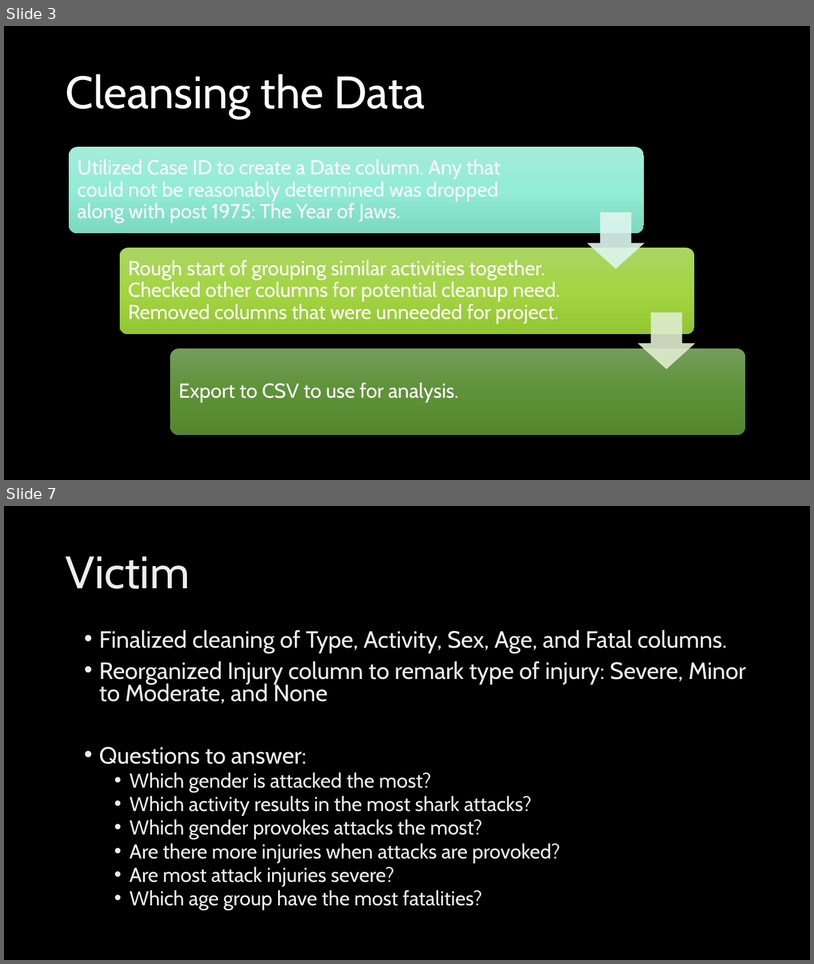
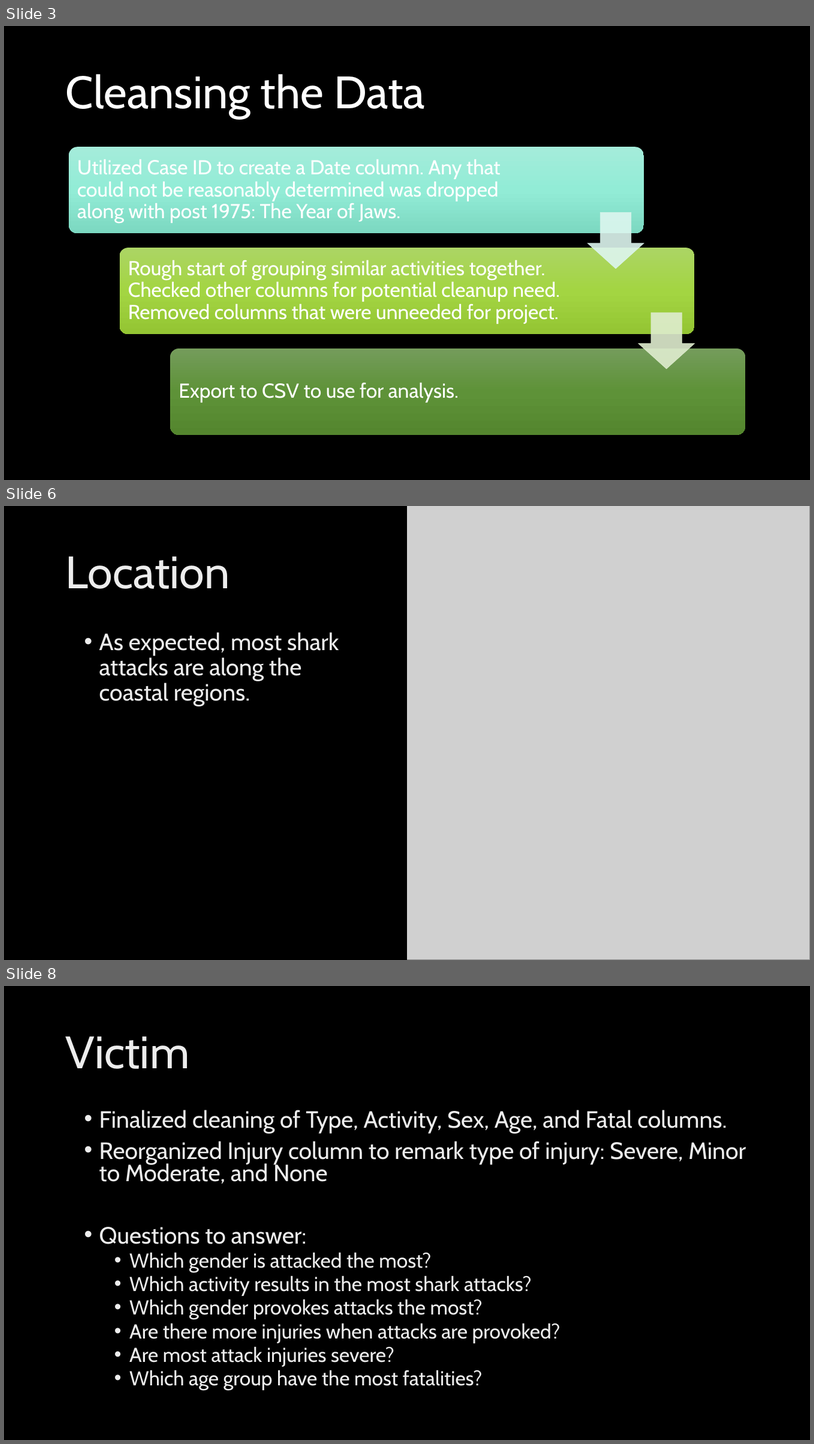
Before and after one commit to staceyj118/Shark-Attacks, a slide deck: Presentation.pptx. Shown one above the other, each under a label of ours: slides 3 and 7 before the commit, slides 3, 6 and 8 after it; the slides between them are not shown. The pictures are 814x964 and 814x1444 pixels, drawn with LibreOffice and Linux fonts; fonts in the diff are those of the drawing; grey boxes stand for pictures; background and template pictures are left out. Boxes give left, top, right and bottom in pixels: in the first picture for what was removed or moved away, otherwise in the second. Text is boxed around its words. In the diff, an @@ line names an element or a change of style, - is before the commit and + after.

```diff
--- a/Presentation.pptx
+++ b/Presentation.pptx
@@ slide 6 added at bbox=[4, 506, 810, 960], background picture (left out) @@
@@ rectangle added at bbox=[4, 506, 408, 960], fill #000000 @@
@@ picture added at bbox=[408, 506, 810, 960] @@
@@ title added at bbox=[65, 556, 230, 589], 54 pt, text gradient #BFBFBF to #EDEDED to #FFFFFF @@
+Location
@@ text added at bbox=[99, 632, 339, 706], 28 pt, text gradient #BFBFBF to #EDEDED to #FFFFFF @@
+• As expected, most shark attacks are along the coastal regions.
@@ what was slide 7 is now slide 8 @@
```
Also in this commit, not shown: 2 slides changed, 1 other slide added, 1 slide removed.
